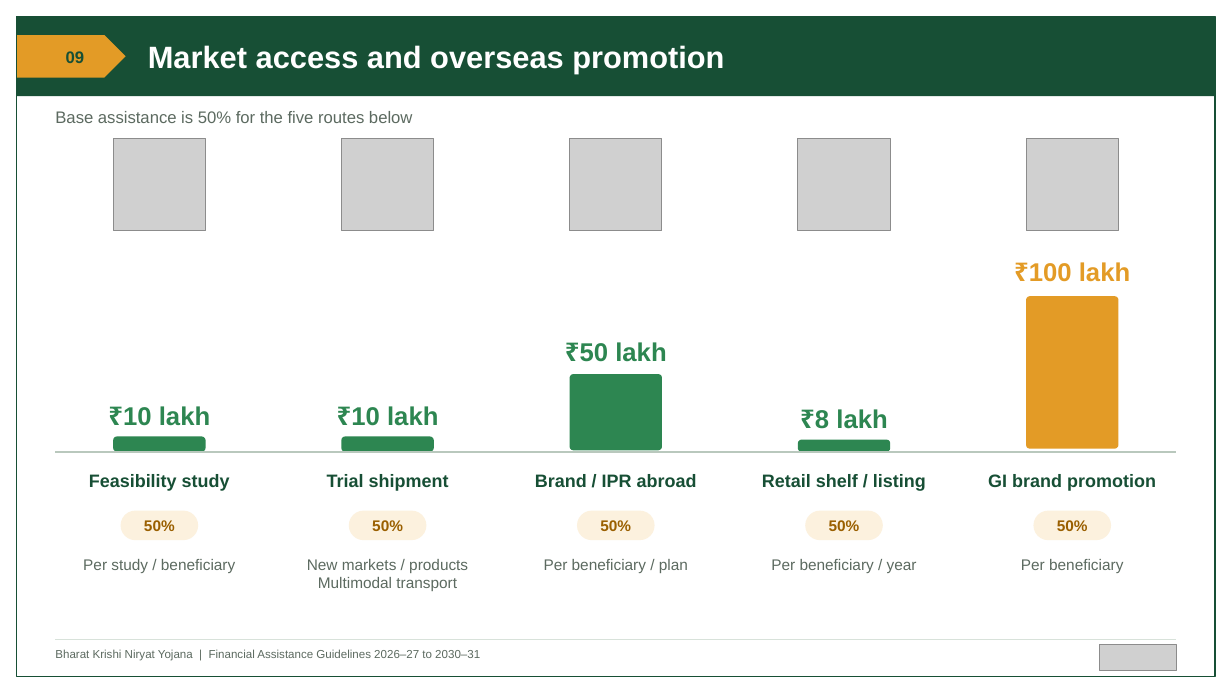
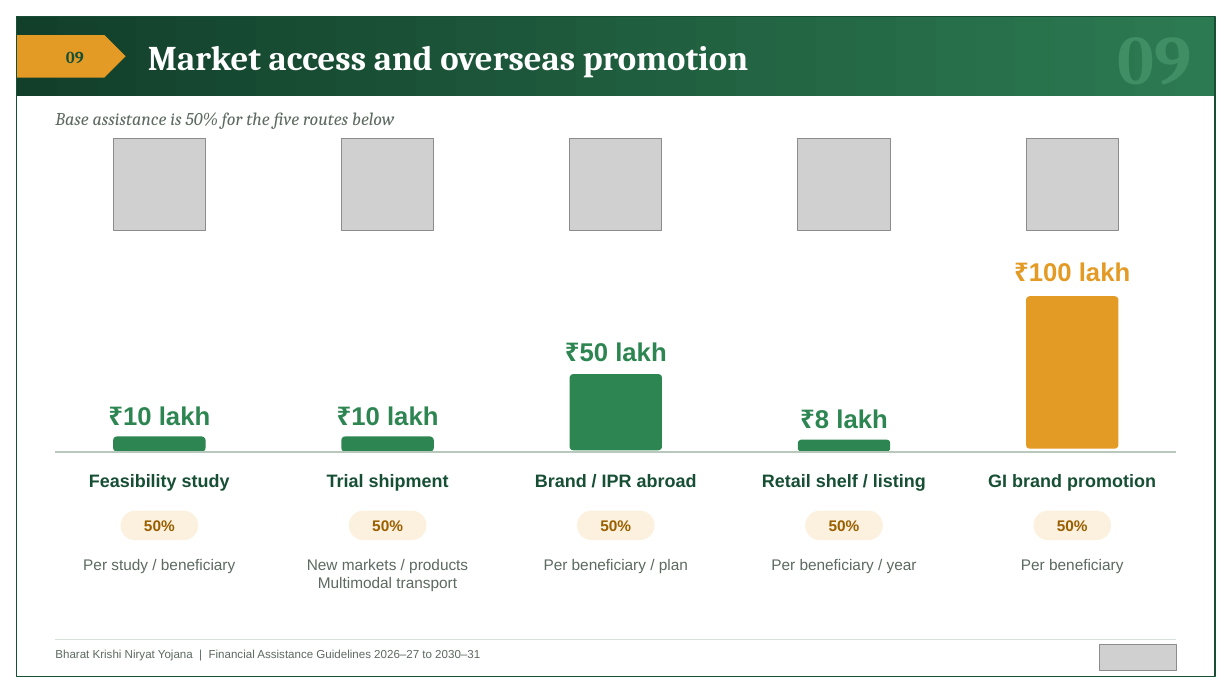
Before and after one commit to BantheFox012/FM, a slide deck: slide 9 of APEDA_BKNY_Standard_40_Percent.pptx. Drawn at 1232x693 pixels with LibreOffice and Linux fonts; fonts in the diff are those of the drawing; grey boxes stand for pictures. Boxes give left, top, right and bottom in pixels: in the first picture for what was removed or moved away, otherwise in the second. Text is boxed around its words. In the diff, an @@ line names an element or a change of style, - is before the commit and + after.

```diff
--- a/APEDA_BKNY_Standard_40_Percent.pptx
+++ b/APEDA_BKNY_Standard_40_Percent.pptx
@@ rectangle at (17,17,1215,96): fill #174F35 to gradient #123F2A to #2C7A52 @@
@@ text "Market access and overseas promotion" at (148,46,748,78): size 24 to 27 pt, font Arial to Cambria @@
@@ text "09" at (66,51,84,63): font Arial to Cambria @@
@@ text "Base assistance is 50% for ..." at (55,112,394,129): size 13 to 14 pt, font Arial to Cambria, italic on @@
@@ text added at (1118,96,1192,98), 54 pt, text #3F8E64, bold @@
+09
```
Also in this commit, not shown: 13 other slides changed.
